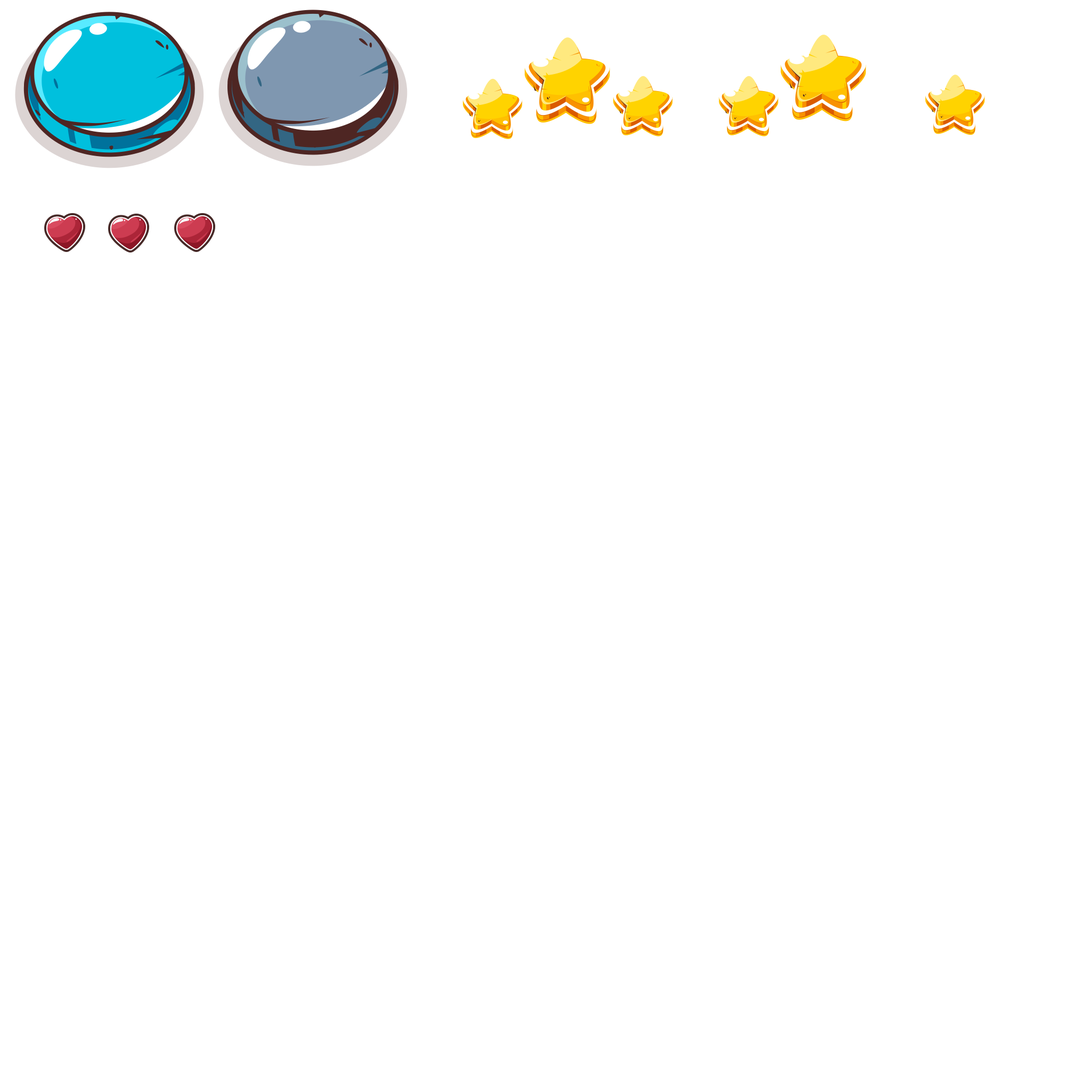
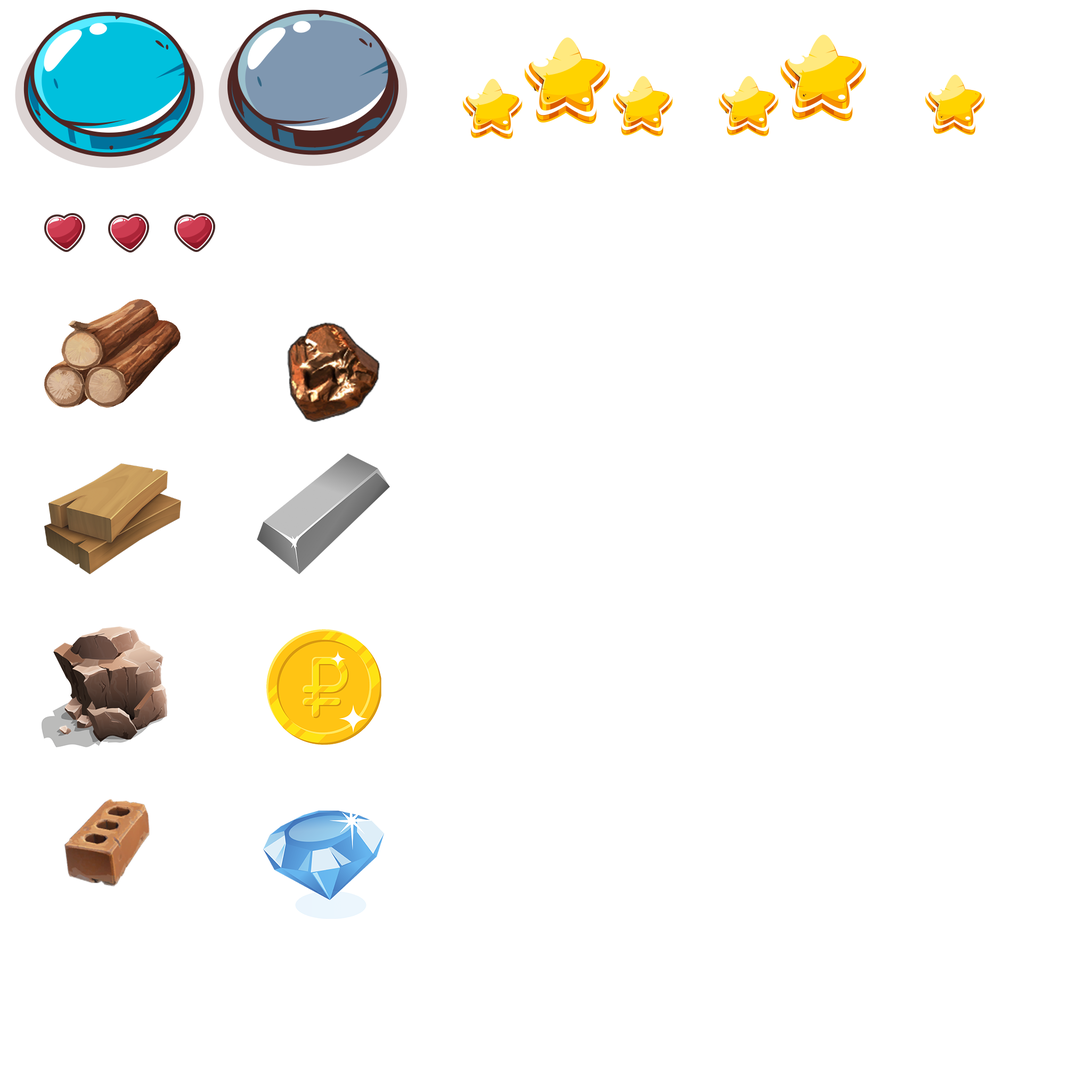
Before/after of a 1091px x 1091px layered artwork. What changed in the layer stack:
added layer "purepng.com-brilliant-drago-bluebrilliantdiamondgemstonecutcrystalbrilliant-cut…" above "rubl" over [263, 810, 385, 920]
added layer "rubl" above "prop-products-40251-1495699897" over [265, 629, 382, 746]
added layer "prop-products-40251-1495699897" above "copperweb" over [256, 453, 391, 575]
added layer "copperweb" above "Fortnite_play-guide_2-stone-200x200-312af4b13b7bb7748e898b6bdbc488f881d0d18c" over [287, 321, 381, 423]
added layer "Fortnite_play-guide_2-stone-200x200-312af4b13b7bb7748e898b6bdbc488f881d0d18c" above "4_1189535" over [63, 799, 150, 888]
added layer "4_1189535" above "Wood" over [41, 626, 168, 748]
added layer "Wood" above "wood_dark-and-light-wiki" over [44, 463, 182, 575]
added layer "wood_dark-and-light-wiki" above "Life icon" over [44, 298, 181, 409]
